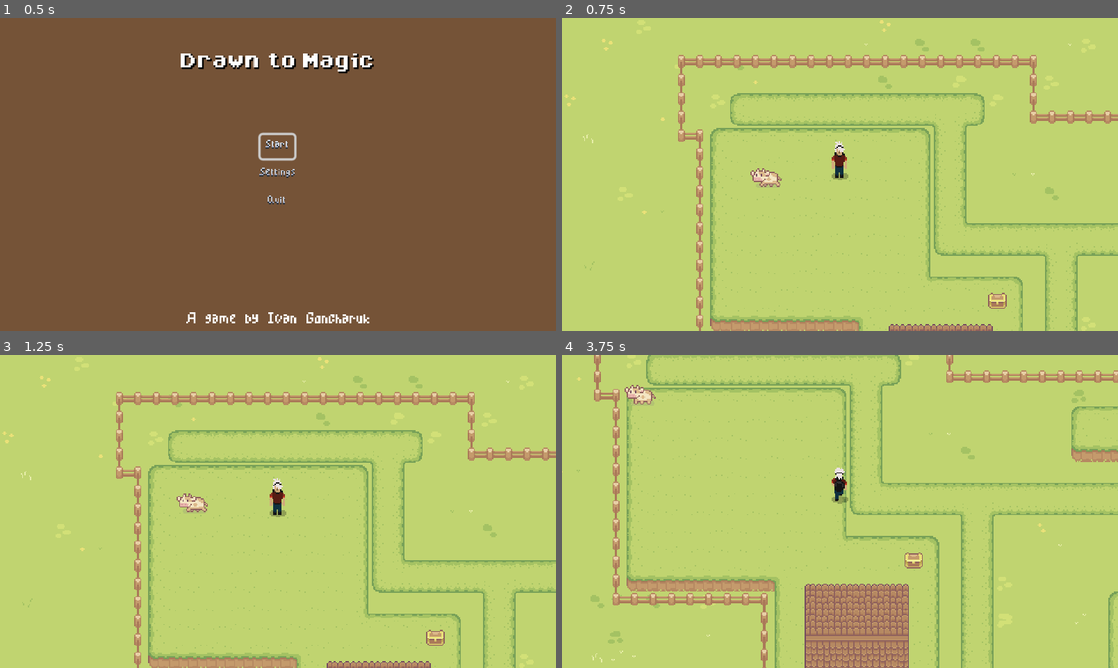
Above: before the commit, frames 1-4 (two rows, left to right).
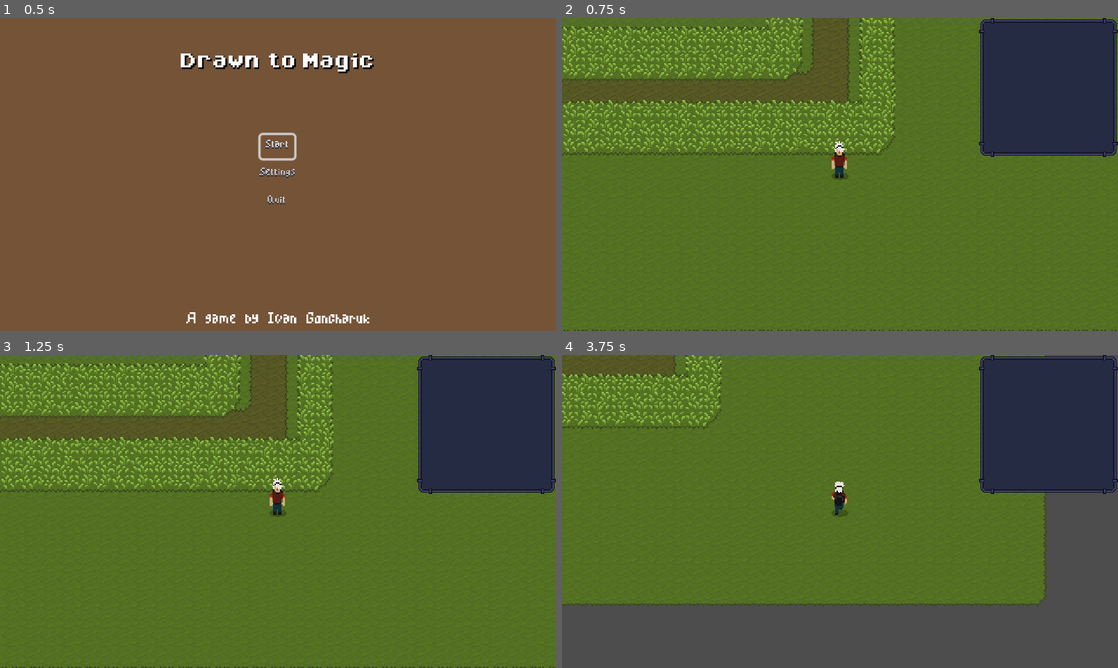
Above: after the commit, the same moments.

Repository: ivangoncharuk/DrawnToMagic
Game: Godot game, scene res://gui/main_menu/main_menu.tscn
Two runs of this game, one before a commit and one after it. Both use one fixed random seed, a clock stepped at 60 frames per second and the inputs below.
Inputs (mouse positions are in pixels of both pictures, inside the frame that each line leads up to):
- Up to frame 1 (0.5 s): no input
- Up to frame 2 (0.75 s): click "Start" at 0.5 s
- Up to frame 3 (1.25 s): no input
- Up to frame 4 (3.75 s): move the mouse to (962, 495) at 1.27 s; hold D (right) 1.28-2.03 s; click (962, 495) at 1.42 s; move the mouse to (728, 527) at 2.02 s; hold S (down) 2.03-2.78 s; click (728, 527) at 2.17 s; move the mouse to (895, 442) at 2.77 s; hold D (right) 2.78-3.53 s; click (895, 442) at 2.92 s; move the mouse to (812, 574) at 3.52 s; hold W (up) from 3.53 s (still down); click (812, 574) at 3.67 s

Frame 1 is identical in both runs. In frame 2, 100% of the frame differs, in the area x 0-100%, y 0-100%; in frame 3, 100%; in frame 4, 100%.

Commit message:
Restructured folders
Moved drawing.tscn to its own folder under res:///gui/
Added some static typing to drawing.gd

Diff:
--- a/drawing.gd
+++ b/gui/drawing/drawing.gd
@@ -3,14 +3,14 @@
 @export var line_width = 10
 @export var line_color = Color(1, 1, 1, 1)
 
-@onready var line : Line2D = $Line
+@onready var line : Line2D = %Line
 @onready var texture_rect : ReferenceRect = %ReferenceRect
 
-func _ready():
+func _ready() -> void:
 	line.width = line_width
 	line.default_color = line_color
 
-func _input(event: InputEvent):
+func _input(event: InputEvent) -> void:
 	if event is InputEventMouseButton:
 		if event.button_index == MOUSE_BUTTON_LEFT:
 			var local_position = _get_local_position(event.position)
@@ -22,12 +22,12 @@
 					emit_signal("drawing_complete", line.get_points())
 
 	elif event is InputEventMouseMotion:
-		if event.get_button_mask() & MOUSE_BUTTON_MASK_LEFT:
+		if event.get_button_mask() and MOUSE_BUTTON_MASK_LEFT:
 			var local_position = _get_local_position(event.position)
 			if texture_rect.get_rect().has_point(local_position):
 				line.add_point(local_position)
 
-func _get_local_position(event_position) -> Vector2:
+func _get_local_position(event_position: Vector2) -> Vector2:
 	var local_position = get_viewport().get_canvas_transform().affine_inverse().basis_xform(event_position)
 	local_position -= get_global_position()
 	return local_position
--- a/drawing.tscn
+++ b/gui/drawing/drawing.tscn
@@ -1,7 +1,7 @@
-[gd_scene load_steps=3 format=3 uid="uid://dbimehsro48p3"]
+[gd_scene load_steps=3 format=3 uid="uid://v6kh46rdruc2"]
 
-[ext_resource type="Script" path="res://drawing.gd" id="1_0lc6u"]
-[ext_resource type="Texture2D" uid="uid://crrfmk2c2oymj" path="res://assets/gui_resources/GUI.png" id="1_r4qah"]
+[ext_resource type="Script" path="res://gui/drawing/drawing.gd" id="1_68axy"]
+[ext_resource type="Texture2D" uid="uid://crrfmk2c2oymj" path="res://assets/gui_resources/GUI.png" id="2_8436o"]
 
 [node name="Drawing" type="Control"]
 layout_mode = 3
@@ -10,7 +10,7 @@
 anchor_bottom = 1.0
 grow_horizontal = 2
 grow_vertical = 2
-script = ExtResource("1_0lc6u")
+script = ExtResource("1_68axy")
 line_color = Color(0.584314, 0.839216, 0, 1)
 
 [node name="NinePatchRect" type="NinePatchRect" parent="."]
--- a/gui/main_menu/main_menu.tscn
+++ b/gui/main_menu/main_menu.tscn
@@ -4,7 +4,7 @@
 [ext_resource type="Script" path="res://gui/main_menu/fading_background/fading_background.gd" id="2_5ffbl"]
 [ext_resource type="FontFile" uid="uid://c1jrev2jjwukk" path="res://assets/font/Arcadepix Plus.ttf" id="3_7f1e0"]
 [ext_resource type="Script" path="res://gui/main_menu/menu_options.gd" id="4_eey0t"]
-[ext_resource type="PackedScene" uid="uid://qfhs8s5fkuh4" path="res://levels/game_level.tscn" id="5_2t055"]
+[ext_resource type="PackedScene" uid="uid://825jsb0mvooo" path="res://levels/game_level_1.tscn" id="5_lljbb"]
 [ext_resource type="PackedScene" uid="uid://dqavdisrwhbr5" path="res://gui/settings/settings.tscn" id="6_sjnej"]
 
 [node name="MainMenu" type="Control"]
@@ -80,7 +80,7 @@
 focus_mode = 1
 alignment = 1
 script = ExtResource("4_eey0t")
-gameplay_scene = ExtResource("5_2t055")
+gameplay_scene = ExtResource("5_lljbb")
 settings_scene = ExtResource("6_sjnej")
 
 [node name="Start" type="Button" parent="MenuOptions"]
--- a/levels/game_level_1.tscn
+++ b/levels/game_level_1.tscn
@@ -4,7 +4,7 @@
 [ext_resource type="Script" path="res://levels/game_level.gd" id="1_to7nu"]
 [ext_resource type="PackedScene" path="res://characters/human.tscn" id="2_hr57k"]
 [ext_resource type="PackedScene" uid="uid://jadbqq0y2uot" path="res://gui/paused/paused.tscn" id="4_h5tww"]
-[ext_resource type="PackedScene" uid="uid://dbimehsro48p3" path="res://drawing.tscn" id="5_j06ew"]
+[ext_resource type="PackedScene" uid="uid://v6kh46rdruc2" path="res://gui/drawing/drawing.tscn" id="5_iycpj"]
 
 [node name="GameLevel1" type="Node2D"]
 script = ExtResource("1_to7nu")
@@ -41,7 +41,10 @@
 
 [node name="UI" type="CanvasLayer" parent="."]
 
-[node name="Drawing" parent="UI" instance=ExtResource("5_j06ew")]
+[node name="Paused" parent="UI" instance=ExtResource("4_h5tww")]
+visible = false
+
+[node name="Drawing" parent="UI" instance=ExtResource("5_iycpj")]
 anchors_preset = 1
 anchor_left = 1.0
 anchor_bottom = 0.0
@@ -49,8 +52,3 @@
 offset_bottom = 120.0
 grow_horizontal = 0
 grow_vertical = 1
-size_flags_horizontal = 4
-size_flags_vertical = 4
-
-[node name="Paused" parent="UI" instance=ExtResource("4_h5tww")]
-visible = false
Not shown: 1 places in gui/drawing/drawing.tscn that only renumber resources
